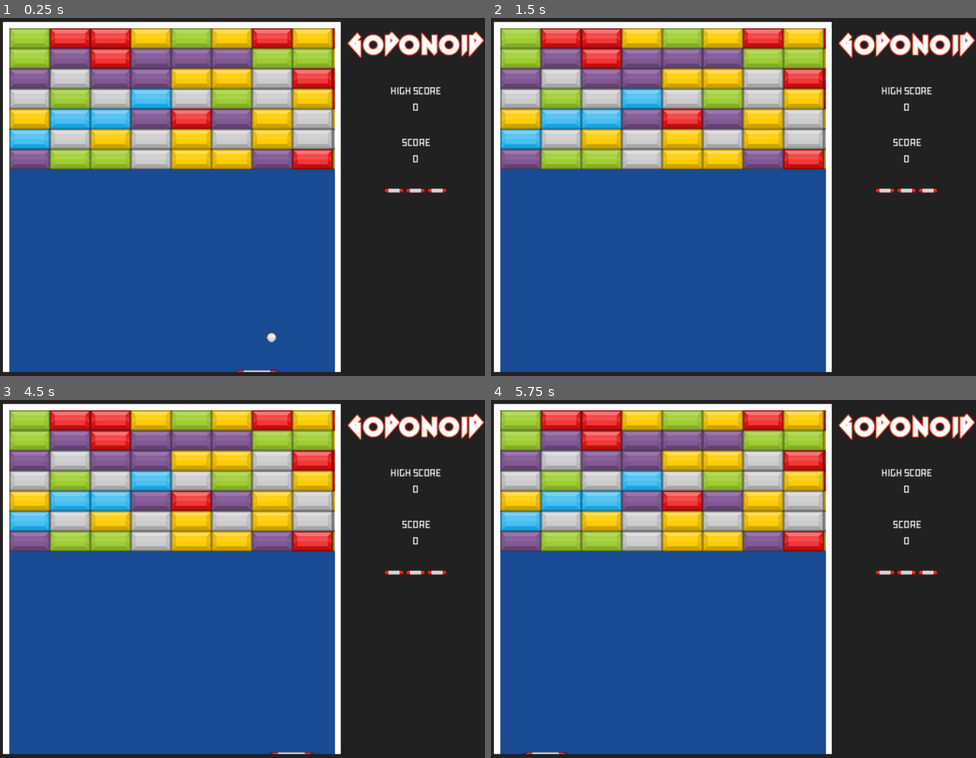
Above: before the commit, frames 1-4 (two rows, left to right).
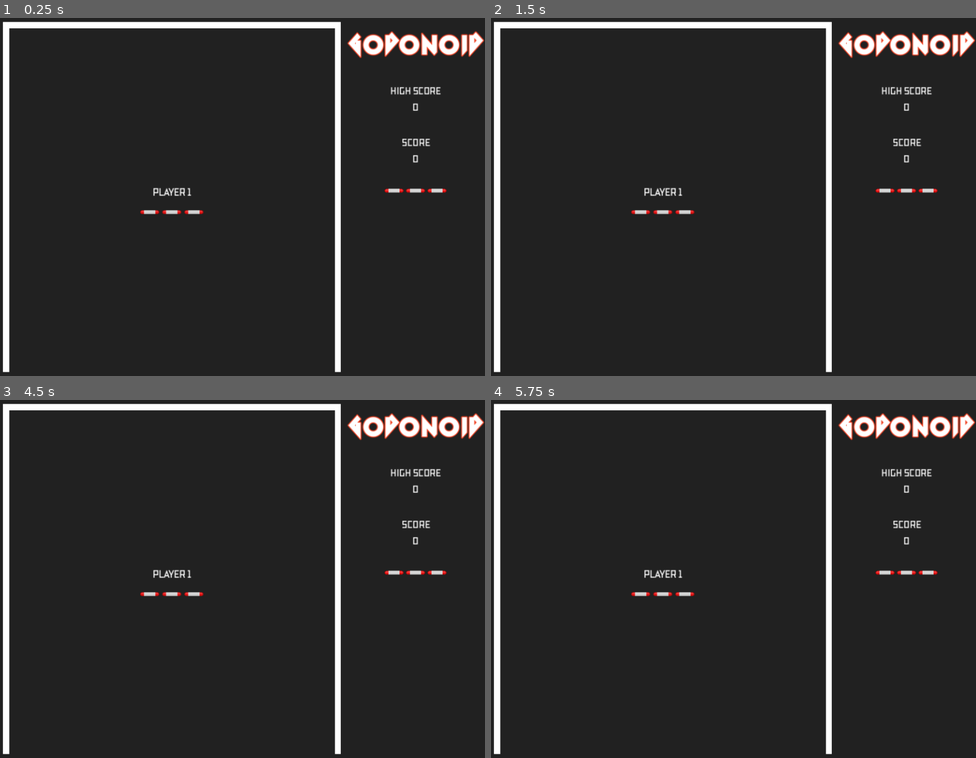
Above: after the commit, the same moments.

Repository: layon-figueiroa/godonoid
Game: Godot game, scene res://scenes/game_area.tscn
Two runs of this game, one before a commit and one after it. Both use one fixed random seed, a clock stepped at 60 frames per second and the inputs below. The project has no main scene, so this scene is started directly.
Inputs:
- Up to frame 1 (0.25 s): no input
- Up to frame 2 (1.5 s): hold Right (ui_right) 0.53-1.28 s; tap Space (release) at 0.6, 1.35 s; hold Left (ui_left) from 1.28 s (still down)
- Up to frame 3 (4.5 s): release Left (ui_left) at 2.03 s; hold Right (ui_right) 2.03-3.53 s; tap Space (release) at 2.1, 2.85, 3.5, 3.6, 4.35 s; tap Enter at 2.75 s; hold Left (ui_left) from 3.53 s (still down)
- Up to frame 4 (5.75 s): keep holding Left (ui_left); tap Space (release) at 5.1 s

The runs differ from the first frame. In frame 1, 65% of the frame differs, in the area x 1-70%, y 2-99%; in frame 2, 65%; in frame 3, 65%; in frame 4, 65%.

Commit message:
adicionado painel de informações de vidas restantes

Diff:
--- a/scenes/brick_generator.tscn
+++ b/scenes/brick_generator.tscn
@@ -1,6 +1,8 @@
-[gd_scene load_steps=2 format=3 uid="uid://bbbuwfyfyff05"]
+[gd_scene load_steps=3 format=3 uid="uid://bbbuwfyfyff05"]
 
 [ext_resource type="Script" uid="uid://ivhd5mw86h8e" path="res://scripts/brick_generator.gd" id="1_00co7"]
+[ext_resource type="PackedScene" uid="uid://bm4r5mfkwh42r" path="res://scenes/brick.tscn" id="2_ytf3y"]
 
 [node name="BrickGenerator" type="Node"]
 script = ExtResource("1_00co7")
+brick_model = ExtResource("2_ytf3y")
--- a/scenes/game.tscn
+++ b/scenes/game.tscn
@@ -5,7 +5,7 @@
 [ext_resource type="PackedScene" uid="uid://bildeifidbtqm" path="res://scenes/ball.tscn" id="2_lnu2h"]
 [ext_resource type="PackedScene" uid="uid://by6fd5dehnmer" path="res://scenes/walls.tscn" id="3_lnu2h"]
 [ext_resource type="PackedScene" uid="uid://bbbuwfyfyff05" path="res://scenes/brick_generator.tscn" id="4_lbhrr"]
-[ext_resource type="PackedScene" uid="uid://bm4r5mfkwh42r" path="res://scenes/brick.tscn" id="5_iywne"]
+[ext_resource type="PackedScene" uid="uid://b0j7hnaeixlfg" path="res://scenes/standby.tscn" id="6_p57ef"]
 
 [node name="Game" type="Node2D"]
 script = ExtResource("1_p57ef")
@@ -21,4 +21,5 @@
 [node name="Walls" parent="." instance=ExtResource("3_lnu2h")]
 
 [node name="BrickGenerator" parent="." instance=ExtResource("4_lbhrr")]
-brick_model = ExtResource("5_iywne")
+
+[node name="Standby" parent="." instance=ExtResource("6_p57ef")]
--- /dev/null
+++ b/scenes/life_texture.tscn
@@ -0,0 +1,10 @@
+[gd_scene load_steps=2 format=3 uid="uid://dxvrrifyy2awk"]
+
+[ext_resource type="Texture2D" uid="uid://dhw87aaevlhw4" path="res://assets/sprites/game_objects/paddleRed.png" id="1_un66g"]
+
+[node name="Life1" type="TextureRect"]
+custom_minimum_size = Vector2(30, 10)
+size_flags_vertical = 4
+texture = ExtResource("1_un66g")
+expand_mode = 1
+stretch_mode = 5
--- /dev/null
+++ b/scenes/standby.tscn
@@ -0,0 +1,56 @@
+[gd_scene load_steps=5 format=3 uid="uid://b0j7hnaeixlfg"]
+
+[ext_resource type="Script" uid="uid://mtbaswaml4i2" path="res://scripts/standby.gd" id="1_2d1tp"]
+[ext_resource type="PackedScene" uid="uid://dxvrrifyy2awk" path="res://scenes/life_texture.tscn" id="2_c0rmw"]
+[ext_resource type="FontFile" uid="uid://cg5sk2dijs708" path="res://assets/fonts/tt_bricks/TT Bricks Trial Bold.otf" id="3_q7xr6"]
+
+[sub_resource type="LabelSettings" id="LabelSettings_c0rmw"]
+font = ExtResource("3_q7xr6")
+
+[node name="Standby" type="CanvasLayer"]
+visible = false
+script = ExtResource("1_2d1tp")
+texture_scene = ExtResource("2_c0rmw")
+metadata/_edit_use_anchors_ = true
+
+[node name="Control" type="Control" parent="."]
+layout_mode = 3
+anchors_preset = 15
+anchor_right = 1.0
+anchor_bottom = 1.0
+grow_horizontal = 2
+grow_vertical = 2
+
+[node name="Background" type="ColorRect" parent="Control"]
+layout_mode = 1
+anchors_preset = 15
+anchor_right = 1.0
+anchor_bottom = 1.0
+grow_horizontal = 2
+grow_vertical = 2
+color = Color(0.12941177, 0.12941177, 0.12941177, 1)
+
+[node name="VBoxContainer" type="VBoxContainer" parent="Control"]
+layout_mode = 1
+anchors_preset = 14
+anchor_top = 0.5
+anchor_right = 1.0
+anchor_bottom = 0.5
+offset_top = -18.5
+offset_bottom = 18.5
+grow_horizontal = 2
+grow_vertical = 2
+theme_override_constants/separation = 15
+alignment = 1
+
+[node name="Label" type="Label" parent="Control/VBoxContainer"]
+layout_mode = 2
+text = "PLAYER 1"
+label_settings = SubResource("LabelSettings_c0rmw")
+horizontal_alignment = 1
+vertical_alignment = 1
+
+[node name="HBoxContainer" type="HBoxContainer" parent="Control/VBoxContainer"]
+layout_mode = 2
+theme_override_constants/separation = 5
+alignment = 1
--- a/scenes/ui.tscn
+++ b/scenes/ui.tscn
@@ -1,8 +1,9 @@
-[gd_scene load_steps=6 format=3 uid="uid://bamandec48ywx"]
+[gd_scene load_steps=7 format=3 uid="uid://bamandec48ywx"]
 
 [ext_resource type="FontFile" uid="uid://cg5sk2dijs708" path="res://assets/fonts/tt_bricks/TT Bricks Trial Bold.otf" id="1_x4jx1"]
 [ext_resource type="FontFile" uid="uid://d3lp3f1gkcn5w" path="res://assets/fonts/arkanoid/iomanoid back.ttf" id="1_yev5y"]
 [ext_resource type="Texture2D" uid="uid://dhw87aaevlhw4" path="res://assets/sprites/game_objects/paddleRed.png" id="2_yev5y"]
+[ext_resource type="PackedScene" uid="uid://dxvrrifyy2awk" path="res://scenes/life_texture.tscn" id="3_gdt2y"]
 
 [sub_resource type="LabelSettings" id="LabelSettings_wm3ai"]
 font = ExtResource("1_yev5y")
@@ -95,13 +96,8 @@
 size_flags_vertical = 4
 alignment = 1
 
-[node name="Life1" type="TextureRect" parent="VBoxContainer/MarginLives/ContLives"]
-custom_minimum_size = Vector2(30, 10)
+[node name="Life1" parent="VBoxContainer/MarginLives/ContLives" instance=ExtResource("3_gdt2y")]
 layout_mode = 2
-size_flags_vertical = 4
-texture = ExtResource("2_yev5y")
-expand_mode = 1
-stretch_mode = 5
 
 [node name="Life2" type="TextureRect" parent="VBoxContainer/MarginLives/ContLives"]
 custom_minimum_size = Vector2(30, 10)
--- a/scripts/autoloads/game_manager.gd
+++ b/scripts/autoloads/game_manager.gd
@@ -1,10 +1,12 @@
 extends Node
 
 signal state_changed(new_state) # Avisa às cenas quando o estado do jogo mudou
+signal life_lost
 
 enum State {
 	START,
 	PLAYING,
+	STAND_BY,
 	PAUSED,
 	GAME_OVER,
 	CREDITS
@@ -26,15 +28,17 @@
 
 	match current_state:
 		State.START:
-			pass
+			call_start_screen()
 		State.PLAYING:
-			pass
+			call_play_game()
+		State.STAND_BY:
+			call_stand_by()
 		State.PAUSED:
-			pass
+			call_pause_game()
 		State.GAME_OVER:
-			pass
+			call_game_over()
 		State.CREDITS:
-			pass
+			call_credits()
 
 ## Funções chamadas de acordo com cada estado do jogo #################
 
@@ -45,6 +49,10 @@
 ## Controla as ações quando jogo é iniciado
 func call_play_game() -> void:
 	print("Playing game now!")
+
+## Controla as ações quando o jogo está na tela de stand by
+func call_stand_by() -> void:
+	print("Playing stand by scene!")
 
 ## Controla as ações quando o jogo é pausado
 func call_pause_game() -> void:
@@ -72,3 +80,4 @@
 ## Remove uma vida do jogador
 func lose_life() -> void:
 	lives = max(lives - 1, 0) # Evita que a quantidade de vidas seja menor que zero
+	life_lost.emit()
--- a/scripts/ball.gd
+++ b/scripts/ball.gd
@@ -5,11 +5,16 @@
 var is_hold_active: bool = false
 var attached_to_paddle: Node2D = null #Aqui define-se a que paddle a bola ficará presa
 var offset: Vector2 #Aqui define-se o offset do paddle pra bola
+var initial_position: Vector2 = Vector2(390.0, 516.0)
 
 func _ready() -> void:
-	velocity = Vector2(100, -100)
+	velocity = Vector2.ZERO
+
+	GameManager.life_lost.connect(_on_life_lost)
 
 func _physics_process(delta: float) -> void:
+	check_out_of_game_area()
+
 	if attached_to_paddle: #Quando houver um paddle definido
 		position = attached_to_paddle.position + offset
 
@@ -49,7 +54,18 @@
 		attached_to_paddle = null
 		is_hold_active = false
 		$Collision.disabled = false
-		velocity = Vector2(100, -100)
+		velocity = Vector2(200, -200)
+
+func check_out_of_game_area() -> void:
+	if position.y >= 600.0:
+		GameManager.lose_life()
+
+func reinitialize_move() -> void:
+	velocity = Vector2(200, -200)
 
 func _on_hold_active() -> void:
 	is_hold_active = true
+
+func _on_life_lost() -> void:
+	velocity = Vector2.ZERO
+	position = initial_position
--- a/scripts/bonus.gd
+++ b/scripts/bonus.gd
@@ -8,10 +8,10 @@
 var effect: String
 
 var bonus_object: Array[BonusData] = [
-	BonusData.new(preload("res://assets/sprites/game_objects/blue_bonus.png"), "score"),
-	BonusData.new(preload("res://assets/sprites/game_objects/green_bonus.png"), "speed"),
+	BonusData.new(preload("res://assets/sprites/game_objects/blue_bonus.png"), "speed"),
+	BonusData.new(preload("res://assets/sprites/game_objects/green_bonus.png"), "growth"),
 	BonusData.new(preload("res://assets/sprites/game_objects/red_bonus.png"), "hold"),
-	BonusData.new(preload("res://assets/sprites/game_objects/yellow_bonus.png"), "growth")
+	BonusData.new(preload("res://assets/sprites/game_objects/yellow_bonus.png"), "score")
 ]
 
 func _ready() -> void:
--- a/scripts/brick_generator.gd
+++ b/scripts/brick_generator.gd
@@ -9,8 +9,8 @@
 	generate_brick_group()
 
 func generate_brick_group() -> void:
-	for i in range(7):
+	for i in range(6):
 		for j in range(12):
 			var brick = brick_model.instantiate()
-			brick.position = Vector2(brick_width * j + brick_width / 2, brick_height * i + brick_height / 2)
+			brick.position = Vector2((brick_width * j + brick_width / 2), (brick_height * i + brick_height / 2))
 			add_child(brick)
--- a/scripts/paddle.gd
+++ b/scripts/paddle.gd
@@ -1,6 +1,11 @@
 extends CharacterBody2D
 
-@export var speed: float = 300.0
+@export var speed: float
+
+var initial_position: Vector2 = Vector2(392.0, 551.0)
+
+func _ready() -> void:
+	GameManager.life_lost.connect(_on_life_lost)
 
 func _physics_process(_delta: float) -> void:
 	move_paddle()
@@ -23,11 +28,22 @@
 	GameManager.add_score(1000)
 
 func growth_paddle() -> void:
-	scale = Vector2(2.0, 1.0)
+	var tween = create_tween()
+	tween.set_trans(Tween.TRANS_BACK)
+	tween.set_ease(Tween.EASE_OUT)
+
+	tween.tween_property(self, "scale:x", 2.0, 0.4)
+
 	await get_tree().create_timer(20.0).timeout
 
-	if scale.x == 2.0:
-		scale = Vector2(1.0, 1.0)
+	var tween_back = create_tween()
+	tween_back.set_trans(Tween.TRANS_SINE)
+	tween_back.set_ease(Tween.EASE_IN_OUT)
+
+	tween_back.tween_property(self, "scale:x", 1.0, 0.4)
+
+func reinitialize_move() -> void:
+	speed = 300.0
 
 func _on_bonus_collected(effect) -> void:
 	match effect:
@@ -41,3 +57,7 @@
 			ball._on_hold_active()
 		"growth":
 			growth_paddle()
+
+func _on_life_lost() -> void:
+	speed = 0
+	position = initial_position
--- /dev/null
+++ b/scripts/standby.gd
@@ -0,0 +1,43 @@
+extends CanvasLayer
+
+@export var texture_scene: PackedScene
+
+@onready var hbox_container: HBoxContainer = $Control/VBoxContainer/HBoxContainer
+
+func _ready() -> void:
+	GameManager.life_lost.connect(_on_life_lost)
+
+	generate_lives_panel()
+	initialize_game()
+
+func initialize_game() -> void:
+	visible = true
+	await get_tree().create_timer(6.0).timeout
+
+	visible = false
+	var paddle = get_tree().get_first_node_in_group("paddle")
+	var ball = get_tree().get_first_node_in_group("ball")
+
+	paddle.reinitialize_move()
+	ball.reinitialize_move()
+
+func generate_lives_panel() -> void:
+	for child in hbox_container.get_children():
+		child.queue_free()
+
+	for i in range(GameManager.lives):
+		var texture = texture_scene.instantiate()
+		hbox_container.add_child(texture)
+
+func _on_life_lost() -> void:
+	generate_lives_panel()
+	visible = true
+
+	await get_tree().create_timer(6.0).timeout
+
+	visible = false
+	var paddle = get_tree().get_first_node_in_group("paddle")
+	var ball = get_tree().get_first_node_in_group("ball")
+
+	paddle.reinitialize_move()
+	ball.reinitialize_move()
Not shown, added: scripts/standby.gd.uid
